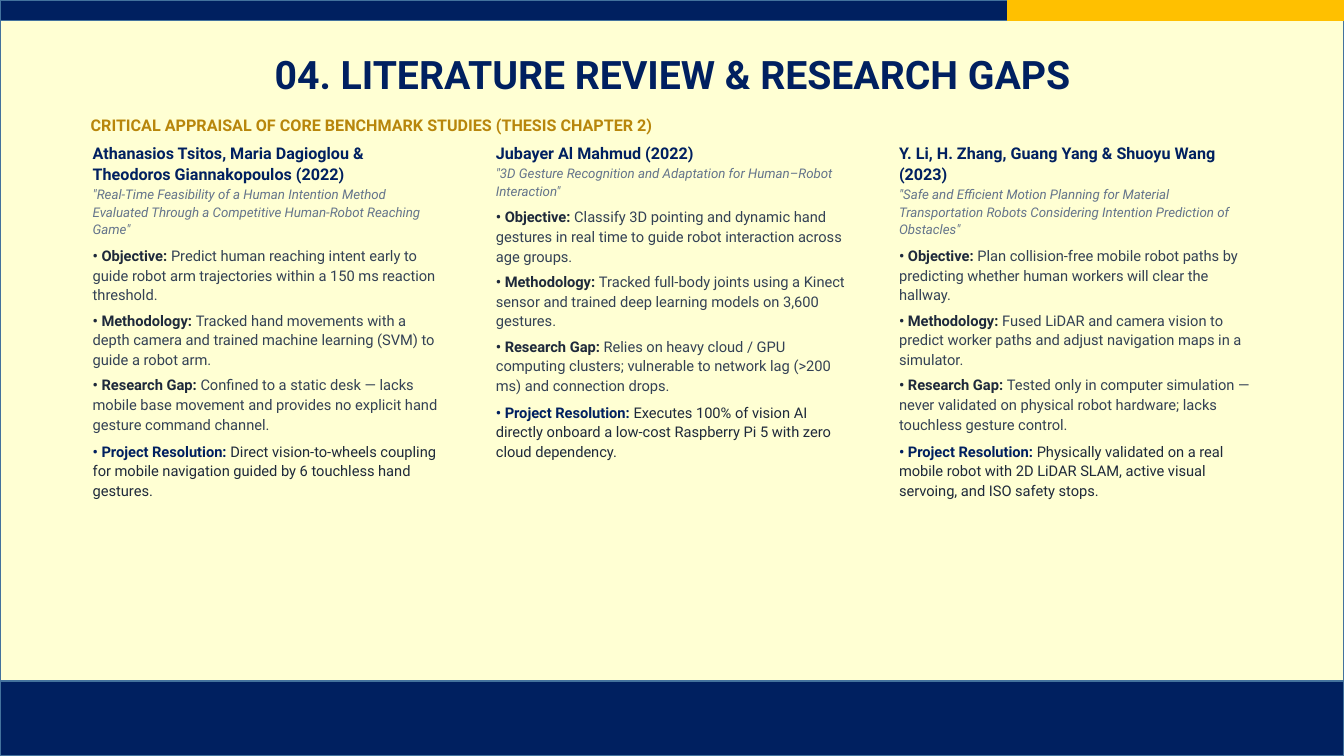
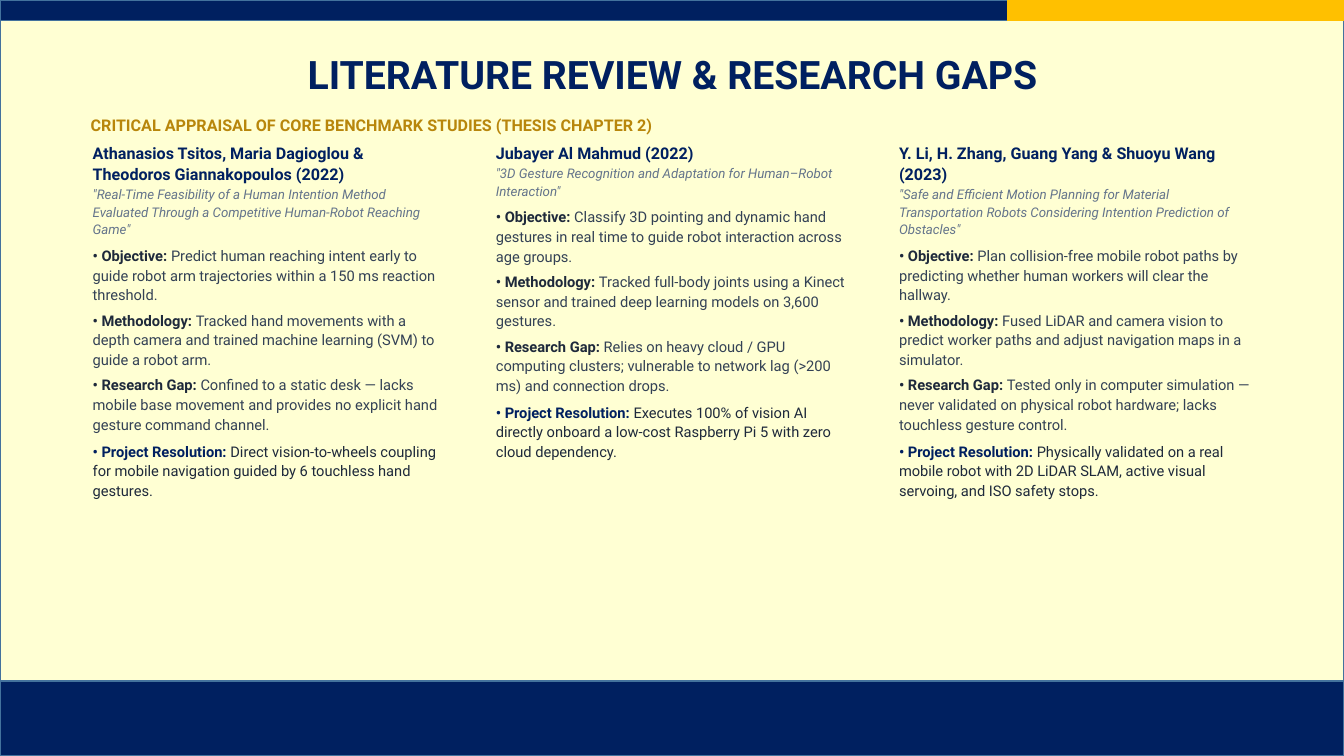
Before and after one commit to AJFACULTY/Intention-Recognition, a slide deck: slide 6 of write_up/Project Final Defense Slides_FINAL.pptx. Drawn at 1344x756 pixels with LibreOffice and Linux fonts; fonts in the diff are those of the drawing; background and template pictures are left out. Boxes give left, top, right and bottom in pixels: in the first picture for what was removed or moved away, otherwise in the second. Text is boxed around its words. In the diff, an @@ line names an element or a change of style, - is before the commit and + after.

Commit message:
fix: remove unproven eye blink wording, harmonize all 15 slide titles with outline, and eliminate discrepancies

```diff
--- a/write_up/Project Final Defense Slides_FINAL.pptx
+++ b/write_up/Project Final Defense Slides_FINAL.pptx
@@ title at (308,60,1037,90): text changed @@
-04. LITERATURE REVIEW & RESEARCH GAPS
+LITERATURE REVIEW & RESEARCH GAPS
```
Also in this commit, not shown: 12 other slides changed, 15 other files.
